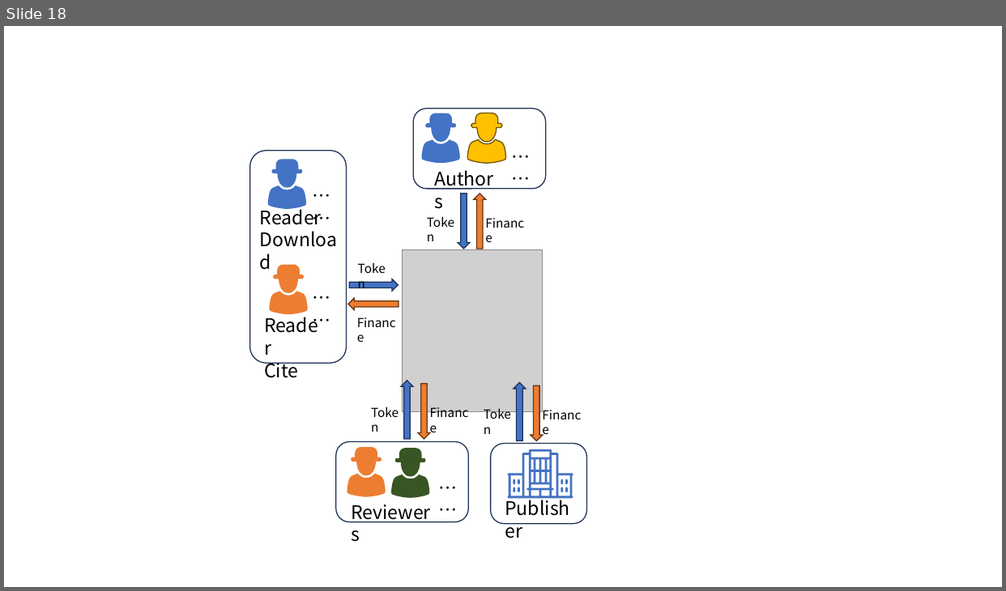
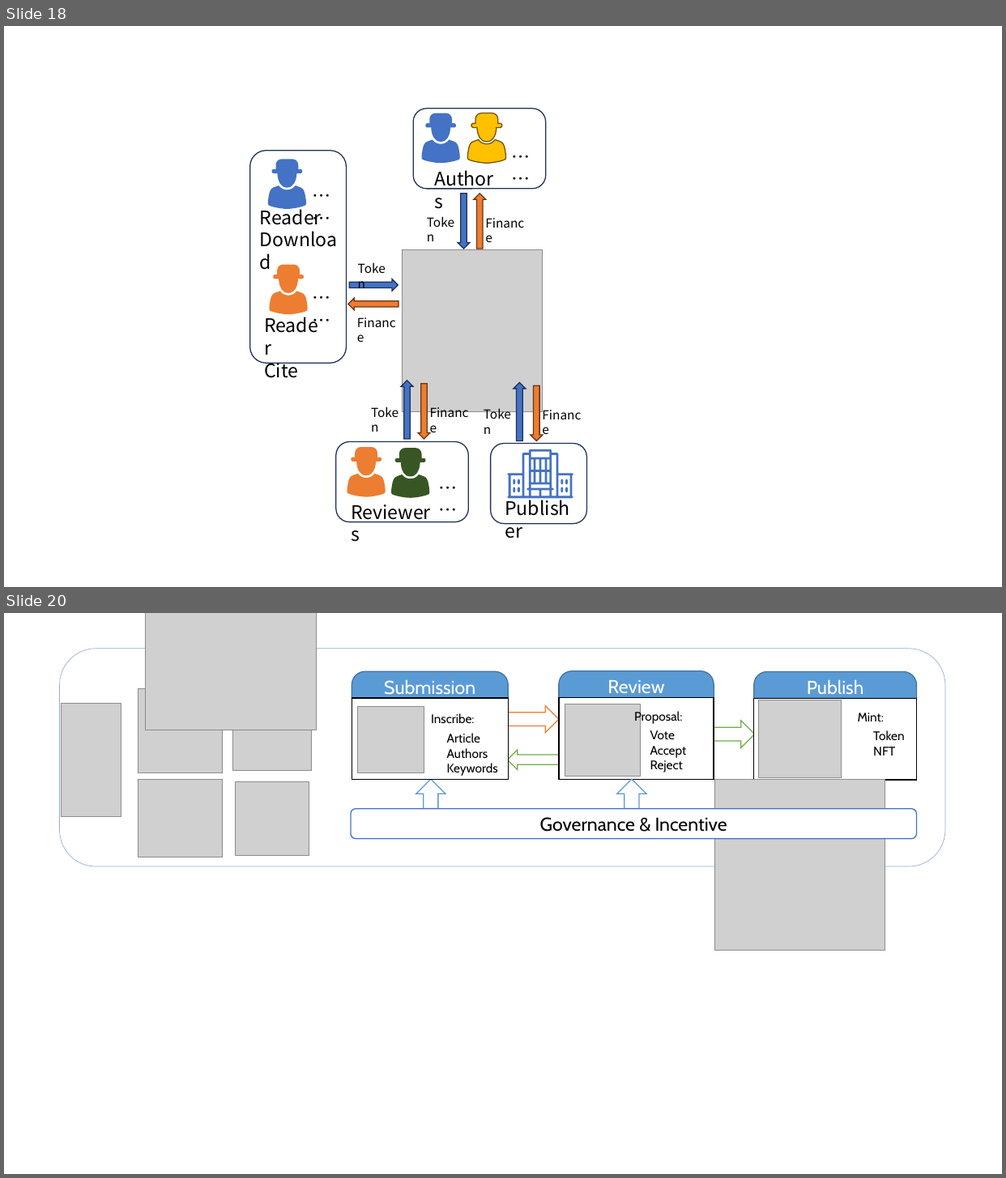
Before and after one commit to thales-casia/journal-dao, a slide deck: docs/fig.pptx. Shown one above the other, each under a label of ours: slide 18 before the commit, slides 18 and 20 after it; the slides between them are not shown. The pictures are 1006x591 and 1006x1178 pixels, drawn with LibreOffice and Linux fonts; fonts in the diff are those of the drawing; grey boxes stand for pictures. Boxes give left, top, right and bottom in pixels: in the first picture for what was removed or moved away, otherwise in the second. Text is boxed around its words. In the diff, an @@ line names an element or a change of style, - is before the commit and + after.

```diff
--- a/docs/fig.pptx
+++ b/docs/fig.pptx
@@ slide 20 added at (4, 613, 1002, 1174), background #FFFFFF @@
@@ picture added at (146, 613, 316, 730) @@
@@ rounded rectangle added at (59, 648, 945, 866), fill #FFFFFF, outline #8FAADC 0.5 pt @@
@@ round same rect added at (352, 671, 509, 697), fill #5B9BD5, outline #43739E 1 pt, 18 pt, text #FFFFFF @@
+Submission
@@ round same rect added at (559, 671, 714, 697), fill #5B9BD5, outline #43739E 1 pt, 18 pt, text #FFFFFF @@
+Review
@@ round same rect added at (754, 671, 917, 697), fill #5B9BD5, outline #43739E 1 pt, 18 pt, text #FFFFFF @@
+Publish
@@ picture added at (61, 704, 121, 817) @@
@@ picture added at (138, 688, 222, 773) @@
@@ picture added at (233, 692, 312, 770) @@
@@ rectangle added at (352, 698, 509, 780), fill #FFFFFF, outline #000000 1 pt @@
@@ picture added at (357, 707, 424, 773) @@
@@ right arrow added at (508, 706, 560, 733), fill #FFFFFF, outline #ED7D31 1 pt @@
@@ rectangle added at (559, 697, 714, 779), fill #FFFFFF, outline #000000 1 pt @@
@@ picture added at (565, 704, 641, 776) @@
@@ text added at (634, 709, 682, 724), 12 pt, text #000000 @@
+Proposal:
@@ rectangle added at (754, 698, 917, 780), fill #FFFFFF, outline #000000 1 pt @@
@@ picture added at (759, 700, 842, 778) @@
@@ text added at (431, 713, 474, 723), 12 pt, text #000000 @@
+Inscribe:
@@ text added at (447, 733, 498, 776), 12 pt, text #000000 @@
+Article
+Authors
+Keywords
@@ text added at (650, 730, 687, 773), 12 pt, text #000000 @@
+Vote
+Accept
+Reject
@@ right arrow added at (714, 721, 755, 747), fill #FFFFFF, outline #70AD47 1 pt @@
@@ text added at (858, 713, 884, 722), 12 pt, text #000000 @@
+Mint:
@@ text added at (873, 730, 904, 756), 12 pt, text #000000 @@
+Token
+NFT
@@ right arrow added at (508, 750, 560, 770), fill #FFFFFF, outline #70AD47 1 pt @@
@@ picture added at (138, 780, 222, 858) @@
@@ picture added at (236, 781, 309, 855) @@
@@ down arrow added at (416, 779, 445, 808), fill #FFFFFF, outline #5B9BD5 1 pt @@
@@ down arrow added at (617, 779, 646, 808), fill #FFFFFF, outline #5B9BD5 1 pt @@
@@ picture added at (714, 780, 885, 951) @@
@@ down arrow added at (825, 781, 859, 810), fill #FFFFFF, outline #5B9BD5 1 pt @@
@@ rounded rectangle added at (351, 809, 917, 839), fill #FFFFFF, outline #4472C4 1 pt, 18 pt, text #000000 @@
+Governance & Incentive
```
Also in this commit, not shown: 2 other slides added, 2 other files.
